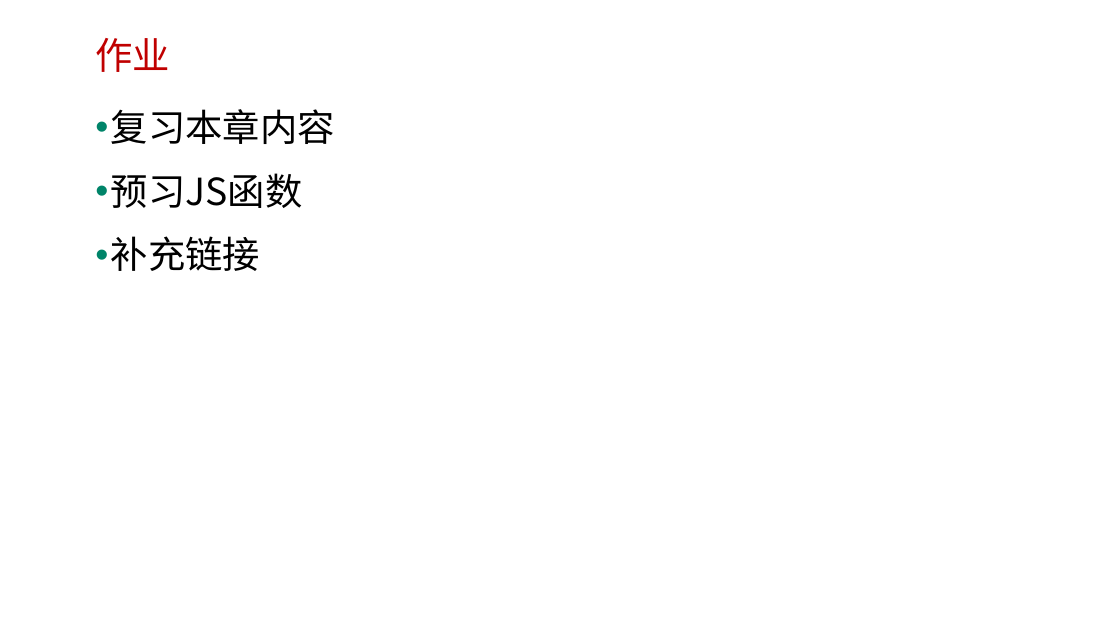
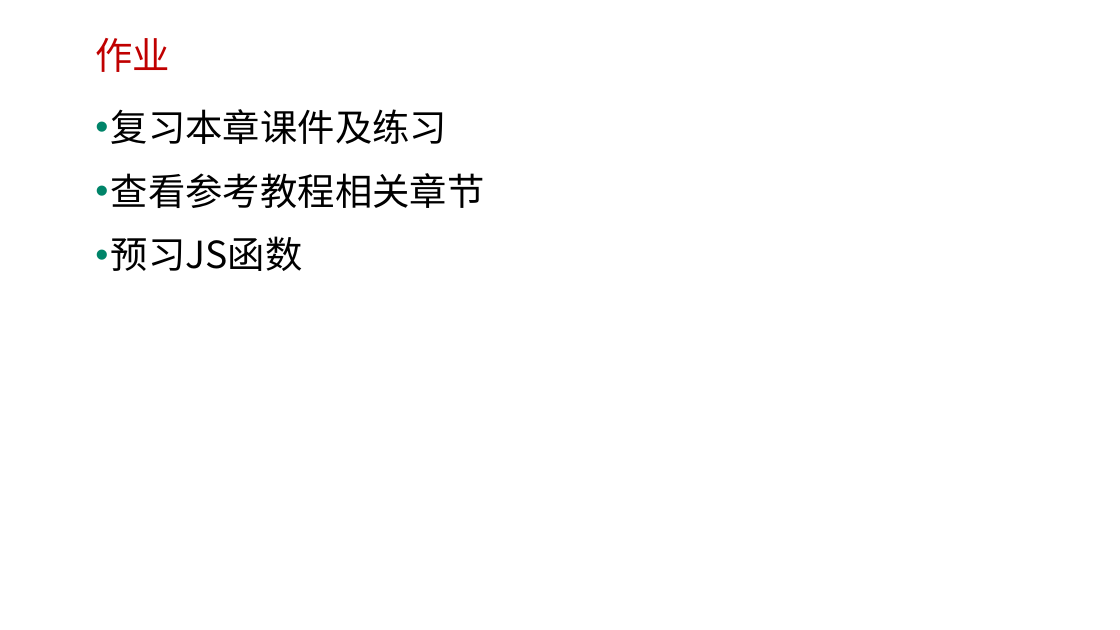
Before and after one commit to edu2act/course-javascript-advanced, a slide deck: slide 37 of 课程PPT/03.JavaScript语法、表达式及语句、运算符.pptx. Drawn at 1120x630 pixels with LibreOffice and Linux fonts; fonts in the diff are those of the drawing; background and template pictures are left out. Boxes give left, top, right and bottom in pixels: in the first picture for what was removed or moved away, otherwise in the second. Text is boxed around its words. In the diff, an @@ line names an element or a change of style, - is before the commit and + after.

```diff
--- a/课程PPT/03.JavaScript语法、表达式及语句、运算符.pptx
+++ b/课程PPT/03.JavaScript语法、表达式及语句、运算符.pptx
@@ text at [111, 109, 485, 208]: text changed @@
-• 复习本章内容
+• 复习本章课件及练习
+• 查看参考教程相关章节
@@ text at [111, 236, 260, 271]: paragraph removed @@
-• 补充链接
```
Also in this commit, not shown: 7 other slides changed, 5 other files.
